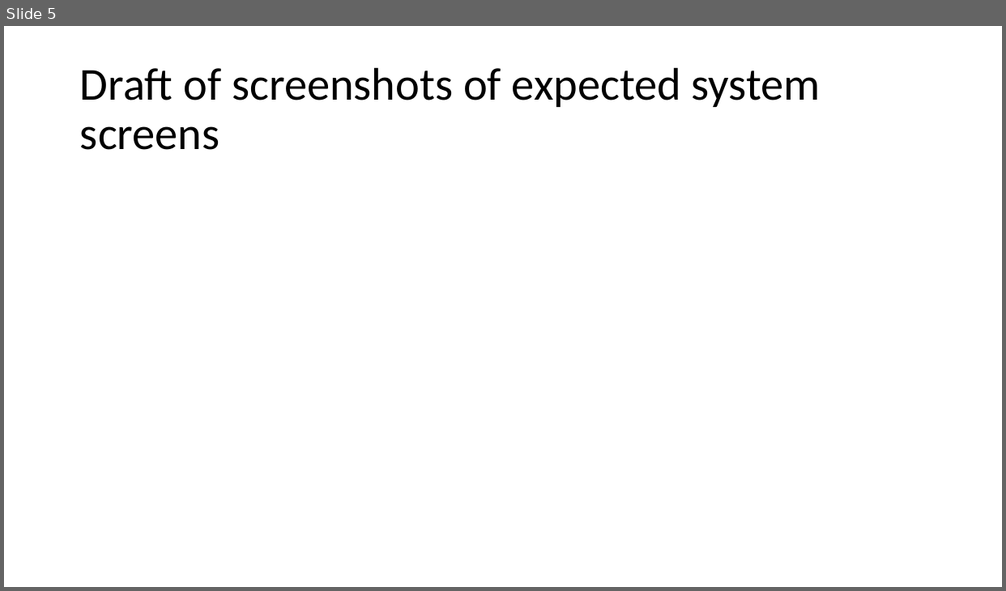
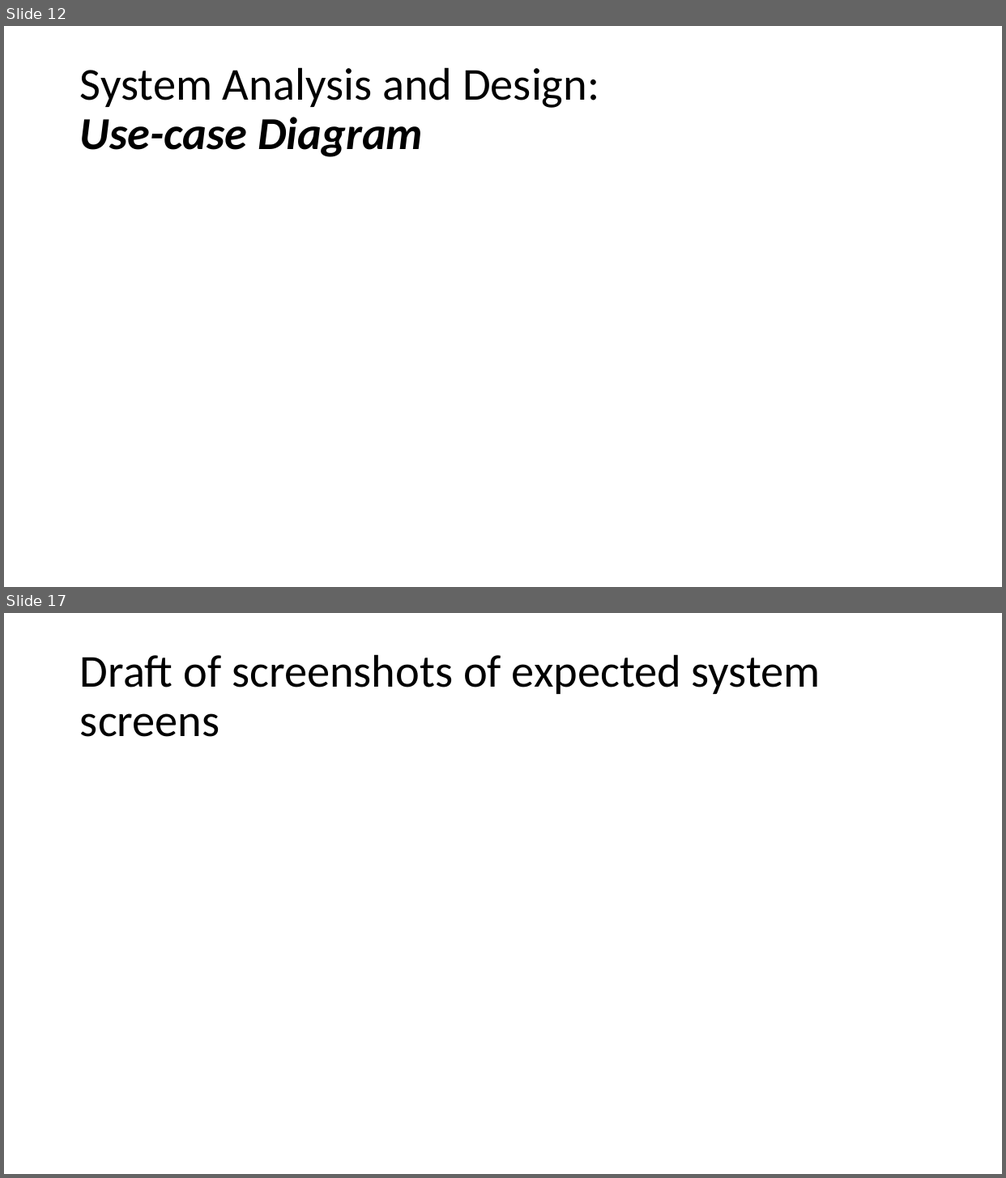
Before and after one commit to FCI-E-campus/fci-e-campus-docs, a slide deck: Mid-year document & presentation/FCI-CU-GP-Midyear-Presentation.pptx. Shown one above the other, each under a label of ours: slide 5 before the commit, slides 12 and 17 after it; the slides between them are not shown. The pictures are 1006x591 and 1006x1178 pixels, drawn with LibreOffice and Linux fonts; fonts in the diff are those of the drawing. Boxes give left, top, right and bottom in pixels: in the first picture for what was removed or moved away, otherwise in the second. Text is boxed around its words. In the diff, an @@ line names an element or a change of style, - is before the commit and + after.

```diff
--- a/Mid-year document & presentation/FCI-CU-GP-Midyear-Presentation.pptx
+++ b/Mid-year document & presentation/FCI-CU-GP-Midyear-Presentation.pptx
@@ slide 12 added at [4,26,1002,587], background #FFFFFF @@
@@ title added at [80,67,599,157], 44 pt, text #000000 @@
+System Analysis and Design:
+Use-case Diagram
@@ what was slide 5 is now slide 17 @@
```
Also in this commit, not shown: 4 slides changed, 11 other slides added, 4 other files.
